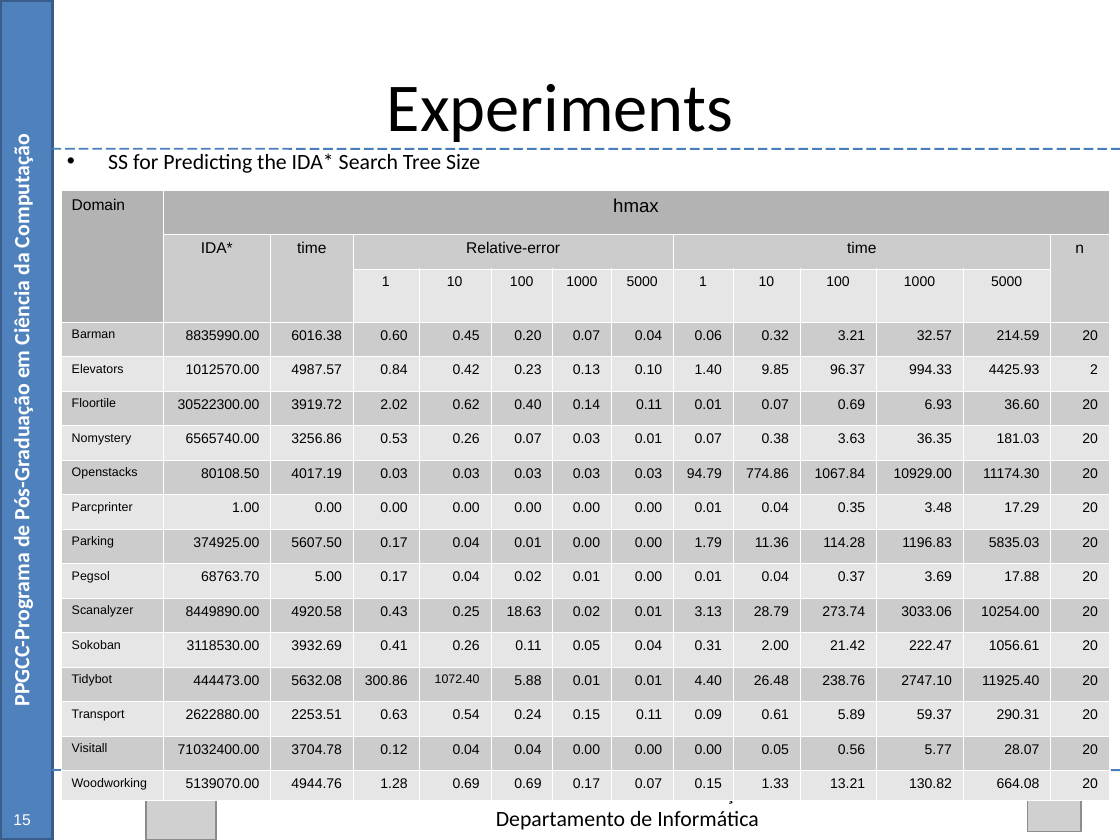
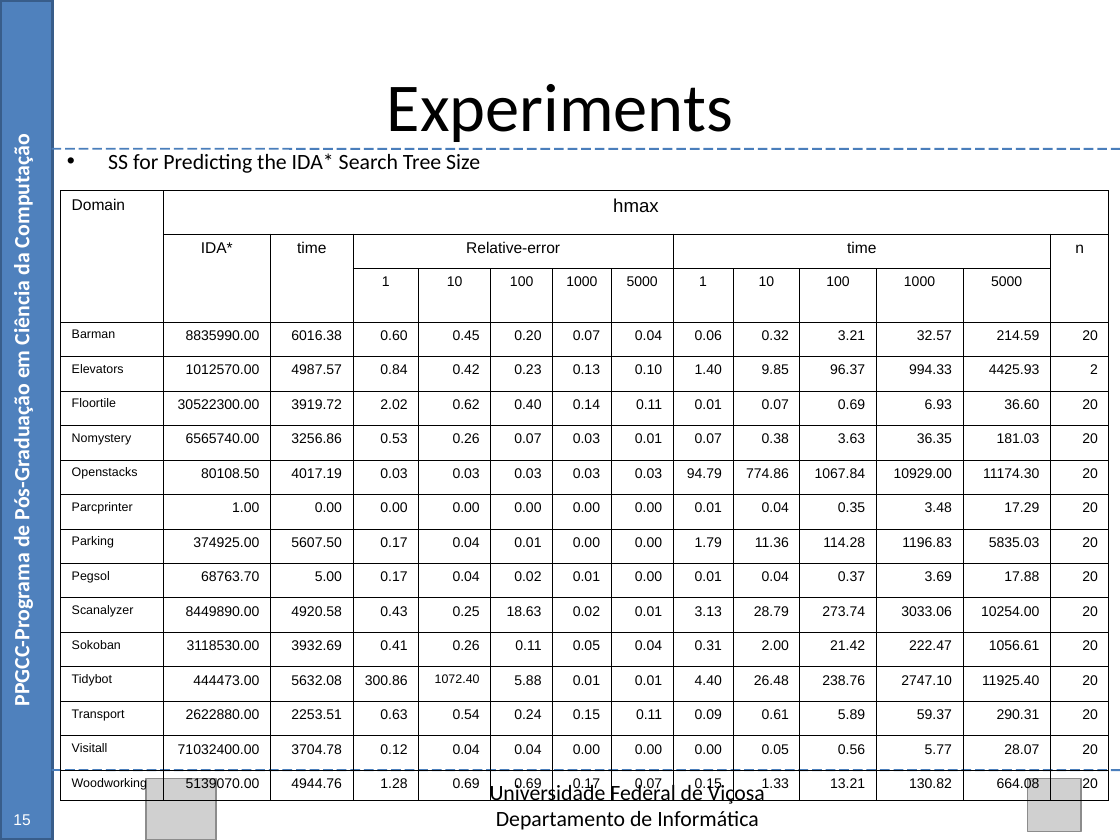
Before and after one commit to Marvinsky/research-marvin, a slide deck: slide 57 of latex/odp/dissertation_v12.odp. Drawn at 1120x840 pixels with LibreOffice and Linux fonts; fonts in the diff are those of the drawing; grey boxes stand for pictures. Boxes give left, top, right and bottom in pixels: in the first picture for what was removed or moved away, otherwise in the second. Text is boxed around its words. In the diff, an @@ line names an element or a change of style, - is before the commit and + after.

```diff
--- a/latex/odp/dissertation_v12.odp
+++ b/latex/odp/dissertation_v12.odp
@@ table at <box>60,190,1109,800</box> @@
@@ fill #B3B3B3 to none in 2 cells @@
@@ fill #CCCCCC to none in 103 cells @@
@@ fill #E6E6E6 to none in 108 cells @@
@@ borders changed @@
```
Also in this commit, not shown: 5 other slides changed, 1 slide added.
